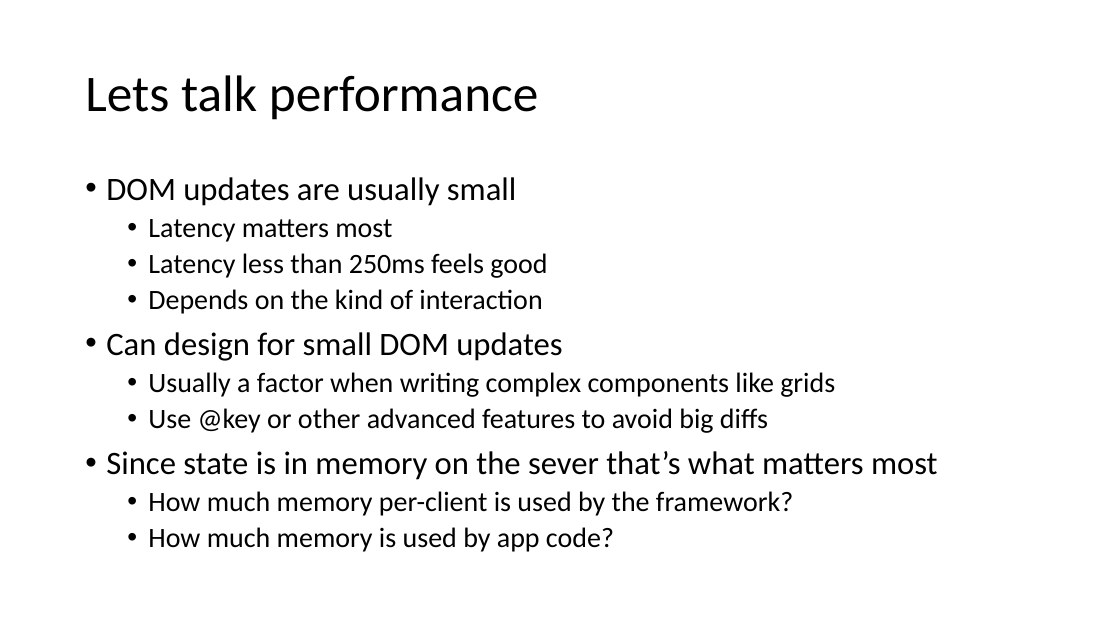
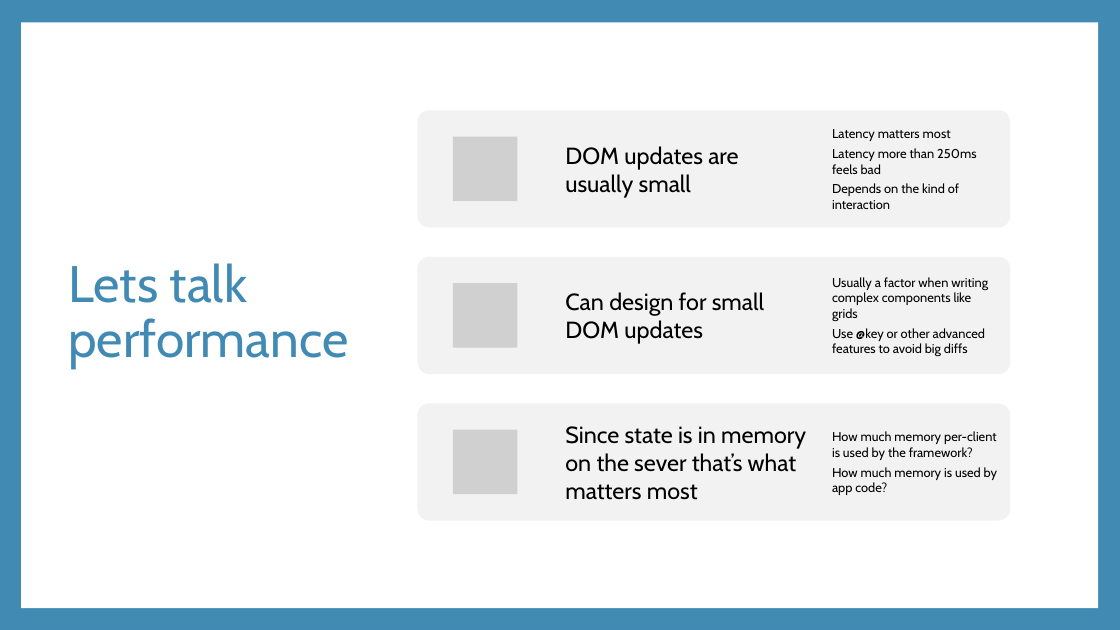
Before and after one commit to rynowak/Presentations, a slide deck: slide 24 of 2019/AusNzMeetups/blazor/slides.pptx (slide 18 before the commit). Drawn at 1120x630 pixels with LibreOffice and Linux fonts; fonts in the diff are those of the drawing; grey boxes stand for pictures. Boxes give left, top, right and bottom in pixels: in the first picture for what was removed or moved away, otherwise in the second. Text is boxed around its words. In the diff, an @@ line names an element or a change of style, - is before the commit and + after.

```diff
--- a/2019/AusNzMeetups/blazor/slides.pptx
+++ b/2019/AusNzMeetups/blazor/slides.pptx
@@ background #FFFFFF to #418AB3 @@
@@ rectangle added at (21, 23, 1098, 608), fill #FFFFFF @@
@@ title "Lets talk performance": place and size @@
-title "Lets talk performance" at (85, 75, 539, 120)
+title "Lets talk performance" at (68, 263, 348, 368)
@@ title "Lets talk performance" at (68, 263, 348, 368): font Calibri to Cabin, text colour #000000 to #418AB3 @@
@@ text removed at (106, 177, 938, 552) @@
-• DOM updates are usually small
-  • Latency matters most
-  • Latency less than 250ms feels good
-  • Depends on the kind of interaction
-• Can design for small DOM updates
-  • Usually a factor when writing complex components like grids
-  • Use @key or other advanced features to avoid big diffs
-• Since state is in memory on the sever that’s what matters most
-  • How much memory per-client is used by the framework?
-  • How much memory is used by app code?
@@ group added at (418, 110, 1011, 521): 6 texts, 3 rounded rectangles, 3 pictures @@
+DOM updates are usually small
+Latency matters most
+Latency more than 250ms feels bad
+Depends on the kind of interaction
+Can design for small DOM updates
+Usually a factor when writing complex components like grids
+Use @key or other advanced features to avoid big diffs
+Since state is in memory on the sever that’s what matters most
+How much memory per-client is used by the framework?
+How much memory is used by app code?
```
Also in this commit, not shown: 16 other slides changed, 11 slides added, 3 slides removed, 16 other files.
